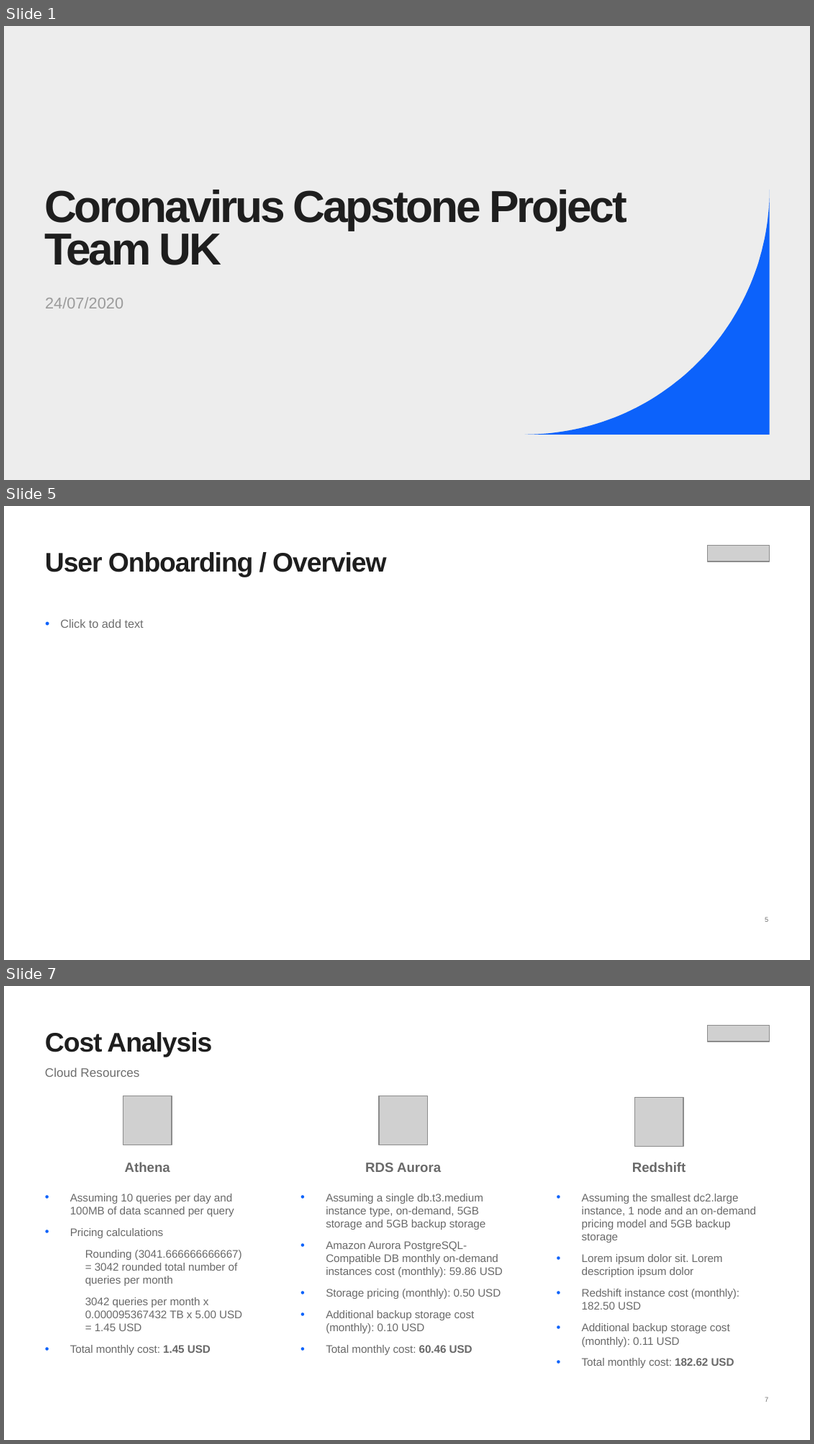
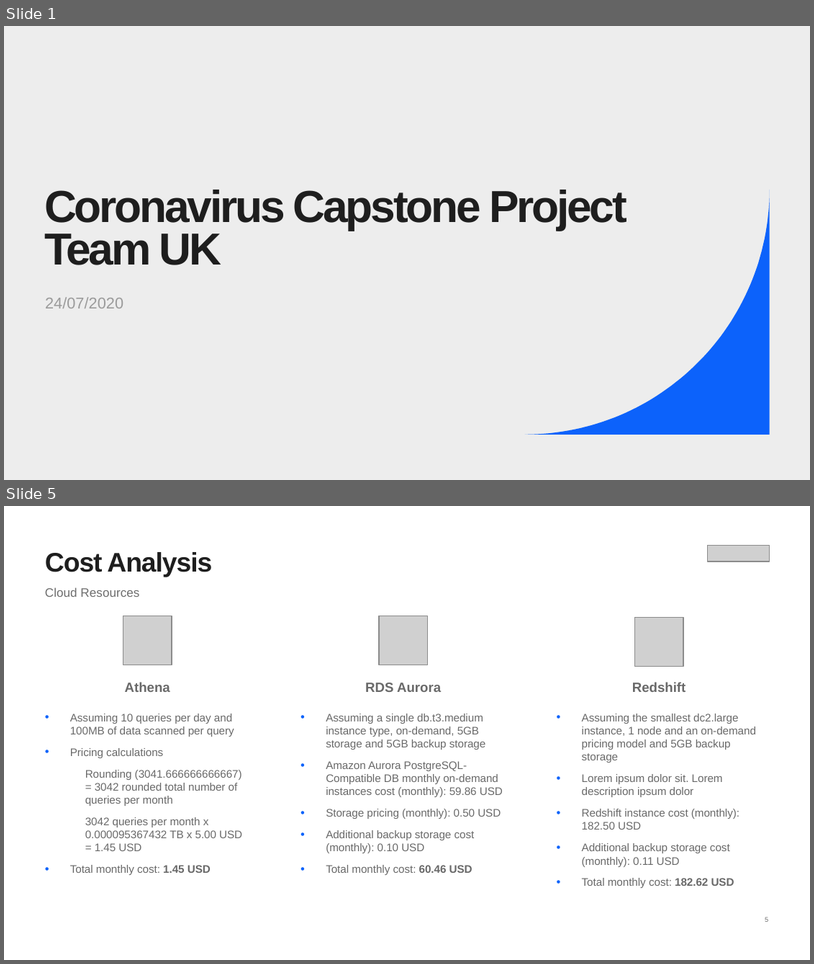
Before and after one commit to michalsicak/cloudDEacad-capstone-uk, a slide deck: Coranavirus Capstone Project.pptx. Shown one above the other, each under a label of ours: slides 1, 5 and 7 before the commit, slides 1 and 5 after it; the slides between them are not shown. The pictures are 814x1444 and 814x964 pixels, drawn with LibreOffice and Linux fonts; fonts in the diff are those of the drawing; grey boxes stand for pictures; background and template pictures are left out. Boxes give left, top, right and bottom in pixels: in the first picture for what was removed or moved away, otherwise in the second. Text is boxed around its words. In the diff, an @@ line names an element or a change of style, - is before the commit and + after.

```diff
--- a/Coranavirus Capstone Project.pptx
+++ b/Coranavirus Capstone Project.pptx
@@ slide 5 removed at [4, 506, 810, 960], background #FFFFFF; not listed: 1 template element that a slide beside it also shows @@
@@ picture removed at [708, 546, 770, 561] @@
@@ text removed at [45, 552, 386, 577] @@
-User Onboarding / Overview
@@ text removed at [60, 619, 144, 628] @@
-• Click to add text
@@ what was slide 7 is now slide 5 @@
@@ page number at [765, 917, 769, 921]: text changed @@
-7
+5
```
Also in this commit, not shown: 7 slides changed, 4 slides added, 2 other slides removed.
